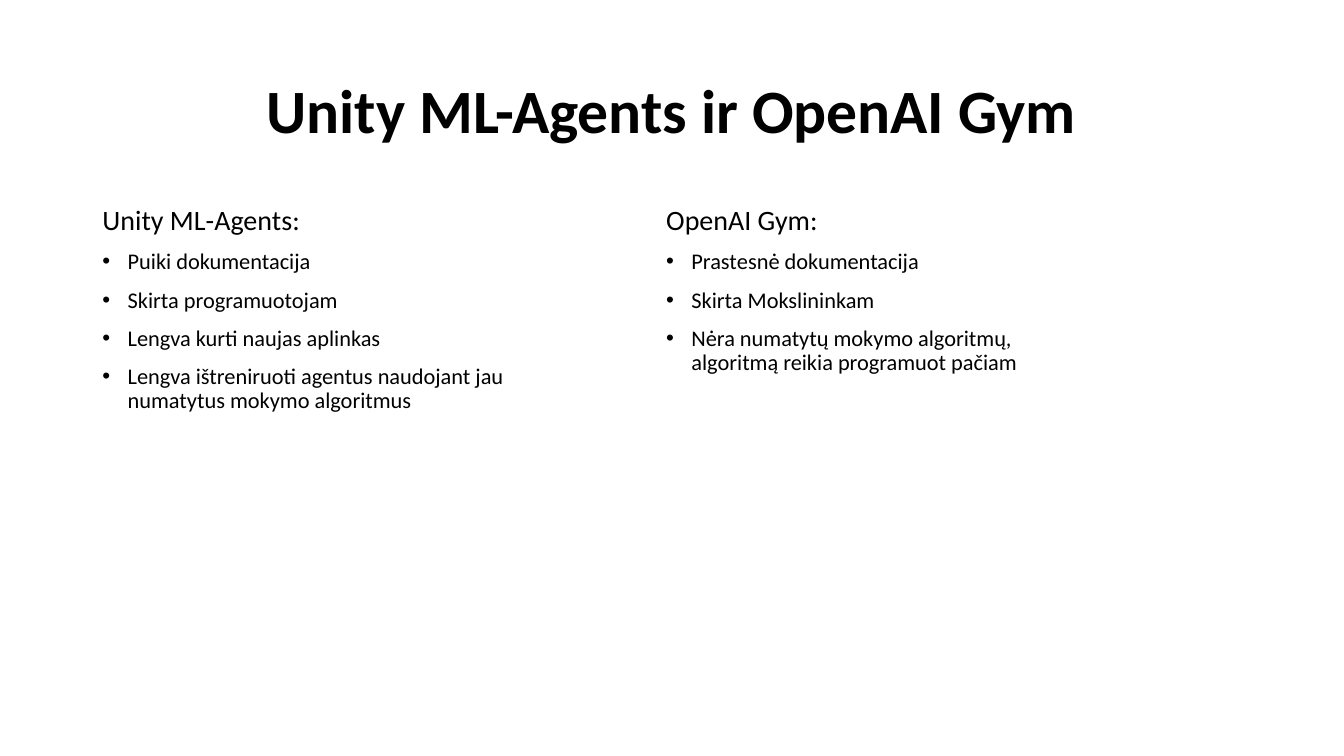
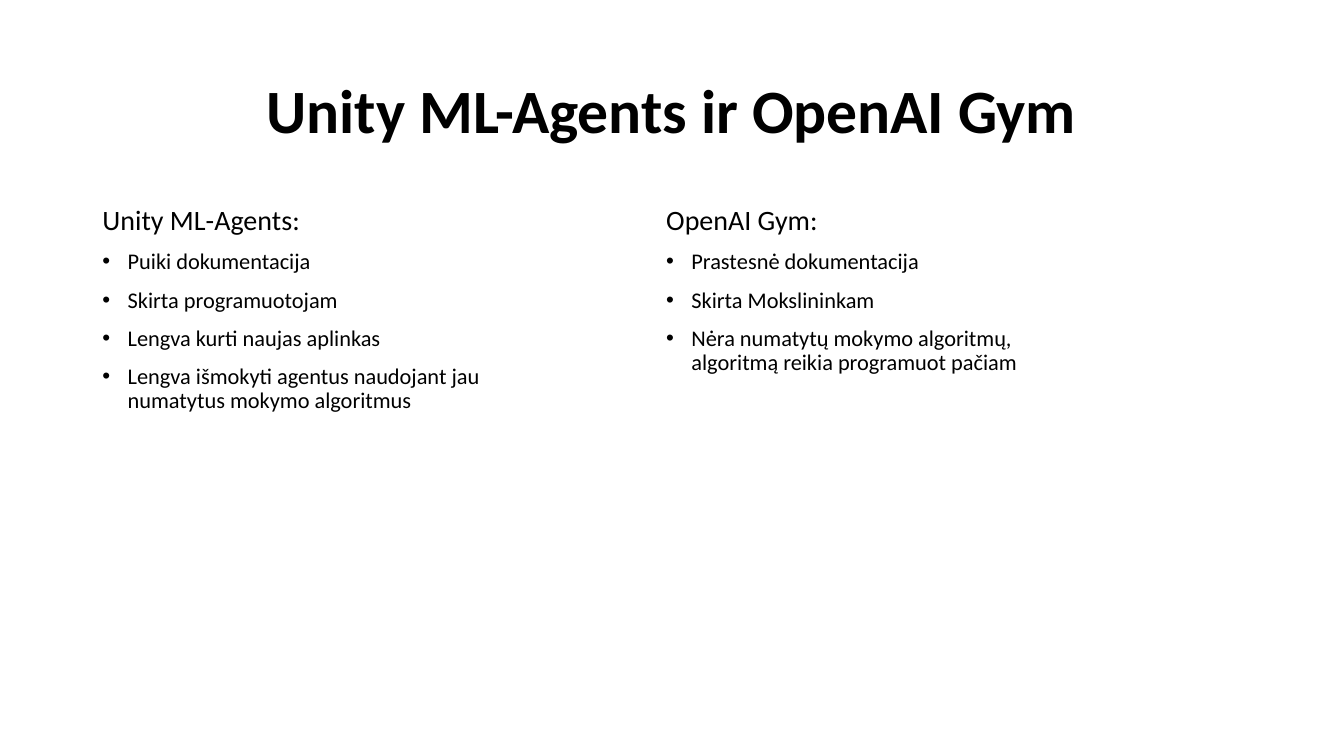
Before and after one commit to jokis125/kursinis, a slide deck: slide 8 of kursinis skaidres.pptx. Drawn at 1344x756 pixels with LibreOffice and Linux fonts; fonts in the diff are those of the drawing. Boxes give left, top, right and bottom in pixels: in the first picture for what was removed or moved away, otherwise in the second. Text is boxed around its words. In the diff, an @@ line names an element or a change of style, - is before the commit and + after.

Commit message:
updated slides

```diff
--- a/kursinis skaidres.pptx
+++ b/kursinis skaidres.pptx
@@ text at <box>128,368,480,412</box>: text changed @@
-• Lengva ištreniruoti agentus naudojant jau numatytus mokymo algoritmus
+• Lengva išmokyti agentus naudojant jau numatytus mokymo algoritmus
```
